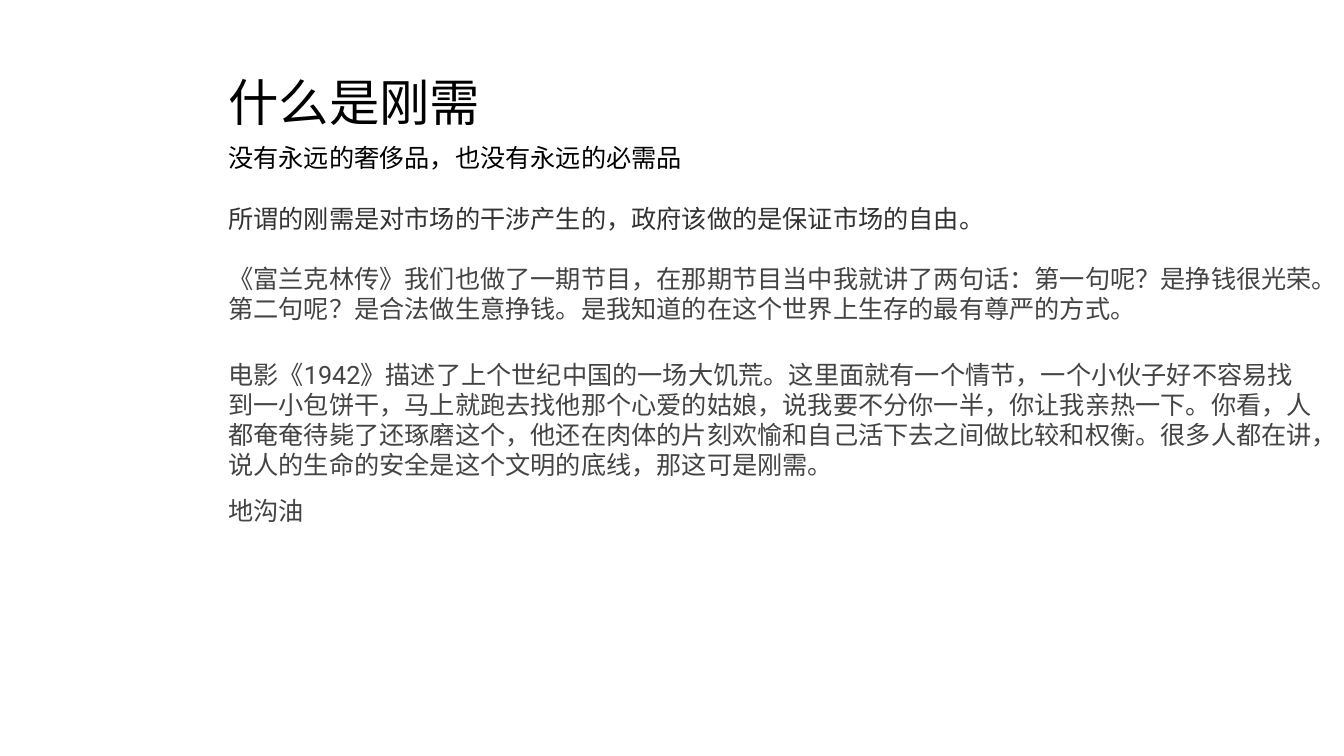
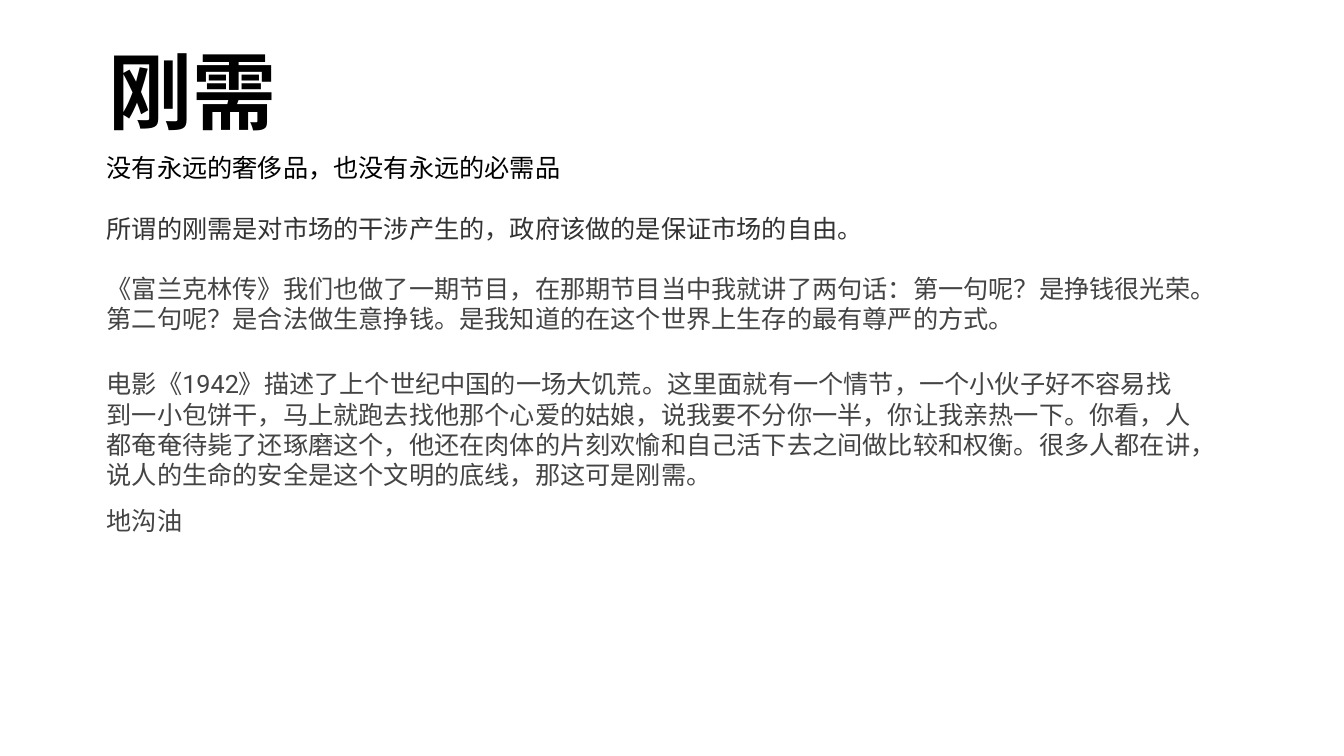
Before and after one commit to FredJiangFei/MyDocuments, a slide deck: slide 24 of 火车票/火车票.pptx (slide 16 before the commit). Drawn at 1344x756 pixels with LibreOffice and Linux fonts; fonts in the diff are those of the drawing. Boxes give left, top, right and bottom in pixels: in the first picture for what was removed or moved away, otherwise in the second. Text is boxed around its words. In the diff, an @@ line names an element or a change of style, - is before the commit and + after.

```diff
--- a/火车票/火车票.pptx
+++ b/火车票/火车票.pptx
@@ text at <box>108,53,276,131</box>: text changed; size 36 to 60 pt; bold on @@
-什么是刚需
+刚需
@@ 5 texts: place and size @@
-5 texts at <box>228,145,1337,522</box>
+5 texts at <box>107,155,1216,532</box>
```
Also in this commit, not shown: 10 other slides changed, 18 slides added, 3 slides removed.
